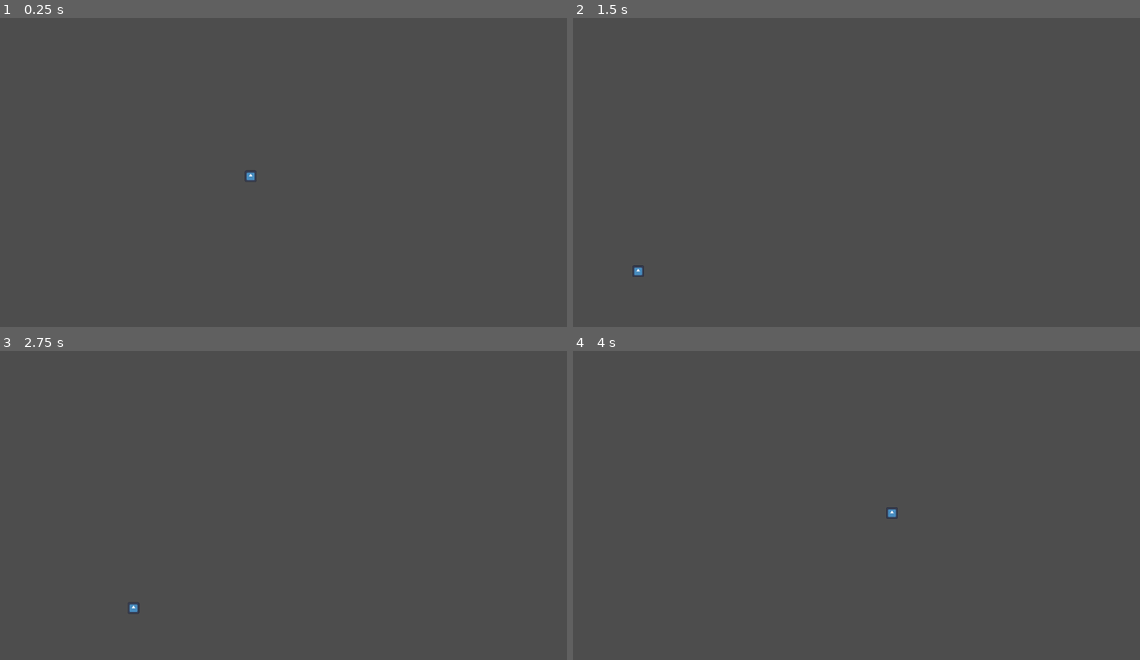
Above: before the commit, frames 1-4 (two rows, left to right).
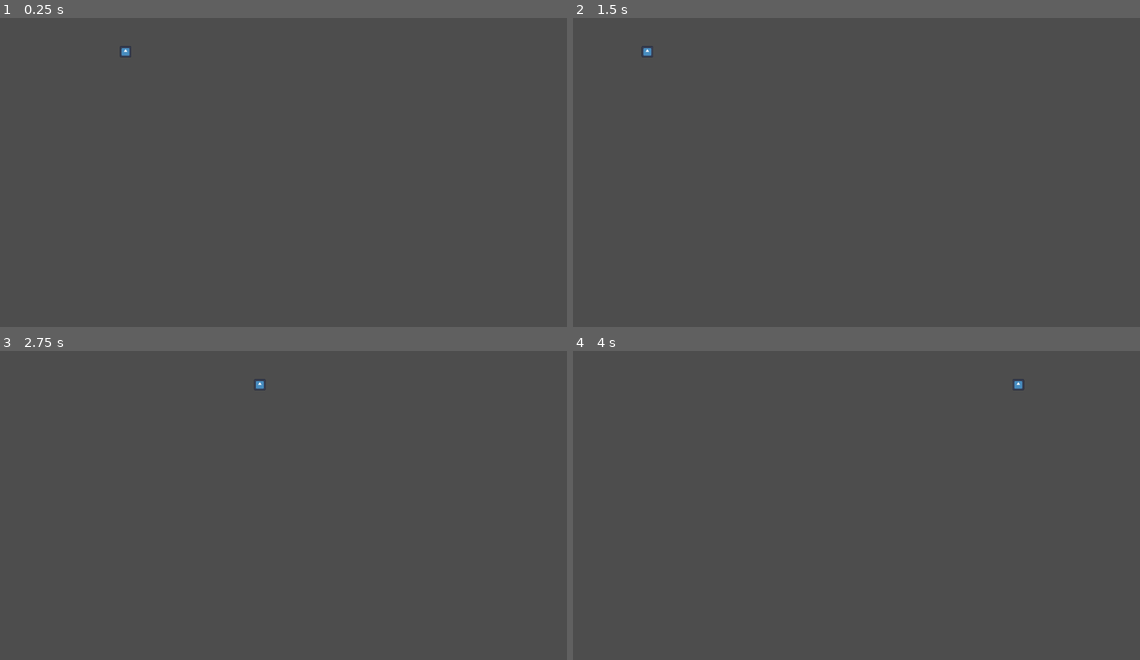
Above: after the commit, the same moments.

Repository: C-RJohnston/KBoard-Pong
Game: Godot game, scene res://MainScene.tscn
Two runs of this game, one before a commit and one after it. Both use one fixed random seed, a clock stepped at 60 frames per second and the inputs below. The engine's default icon, where the game draws it, is replaced by a stand-in: a white triangle on a blue panel in a dark square.
Inputs (mouse positions are in pixels of both pictures, inside the frame that each line leads up to):
- Up to frame 1 (0.25 s): no input
- Up to frame 2 (1.5 s): tap Enter at 0.5 s; move the mouse to (981, 153) at 0.52 s; hold D 0.53-1.25 s; hold E (E) 0.53-1.25 s; click (981, 153) at 0.67 s; tap R (R) at 0.8 s; drag from (743, 187) to (828, 234) at 1.27 s
- Up to frame 3 (2.75 s): move the mouse to (340, 431) at 2.02 s; hold D from 2.03 s (still down); hold E (E) from 2.03 s (still down); tap R (R) at 2.3 s
- Up to frame 4 (4 s): release D at 2.75 s; release E (E) at 2.75 s; drag from (828, 567) to (686, 456) at 2.77 s; move the mouse to (1026, 551) at 3.52 s; hold A from 3.53 s (still down); hold R (R) from 3.53 s (still down)

The runs differ from the first frame. In frame 1, 0.1% of the frame differs, in the area x 21-46%, y 9-53%; in frame 2, 0.1%, in the area x 10-15%, y 9-84%; in frame 3, less than 0.1%; in frame 4, 0.1%.

Commit message:
added collision line

Diff:
--- a/CamCave/sounds.gd
+++ b/CamCave/sounds.gd
@@ -38,6 +38,7 @@
 		$AudioU.play()
 
 
+
 # Called every frame. 'delta' is the elapsed time since the previous frame.
 func _process(delta):
 	pass
--- a/DorukZone B-)/MakeLines.tscn
+++ b/DorukZone B-)/MakeLines.tscn
@@ -1,14 +1,22 @@
-[gd_scene load_steps=2 format=3 uid="uid://c1vnu7apr3p6c"]
+[gd_scene load_steps=3 format=3 uid="uid://c1vnu7apr3p6c"]
 
 [ext_resource type="Script" path="res://DorukZone B-)/make_linesproto.gd" id="1_m3fv8"]
+[ext_resource type="PhysicsMaterial" uid="uid://er7xgtfunvb5" path="res://Materials/physmat.tres" id="1_qub2v"]
 
-[node name="MakeLines" type="Node2D"]
+[node name="MakeLines" type="RigidBody2D"]
+mass = 9.22337e+18
+physics_material_override = ExtResource("1_qub2v")
+gravity_scale = 0.0
 script = ExtResource("1_m3fv8")
 
 [node name="Line2D" type="Line2D" parent="."]
 
-[node name="CollisionPolygon2D" type="CollisionPolygon2D" parent="Line2D"]
-
 [node name="Point1" type="Node2D" parent="."]
 
 [node name="Point2" type="Node2D" parent="."]
+
+[node name="Collision" type="CollisionPolygon2D" parent="."]
+build_mode = 1
+polygon = PackedVector2Array(0, 0, 0, 0)
+
+[connection signal="body_entered" from="." to="." method="_on_body_entered"]
--- a/DorukZone B-)/make_linesproto.gd
+++ b/DorukZone B-)/make_linesproto.gd
@@ -1,4 +1,8 @@
 extends Node2D
+
+@onready var line = $Line2D
+@onready var collision = $Collision
+var default_color: Color = Color(1,1,1)
 
 # Dictionary mapping input actions to positions
 var action_positions := {
@@ -11,61 +15,35 @@
 # Store active actions to draw lines
 var active_actions := []
 
-# Line2D node for drawing lines
-var line_node: Line2D
-
-# Collision shapes for the lines
-var collision_shapes := []
-
 func _ready():
-	# Create and set up a Line2D node
-	line_node = Line2D.new()
-	line_node.default_color = Color(1, 1, 1)
-	add_child(line_node)
+	pass
 
 func _process(delta):
-	# Check each action in the Input Map
+	pass
+
+func _input(event):
 	for action in action_positions.keys():
-		if Input.is_action_pressed(action) and action not in active_actions:
+		if event.is_action_pressed(action) and action not in active_actions:
 			active_actions.append(action)
-			update_lines_with_collision()
-		elif not Input.is_action_pressed(action) and action in active_actions:
+		elif event.is_action_released(action) and action in active_actions:
 			active_actions.erase(action)
-			update_lines_with_collision()
+	update_lines_with_collision()
 
 func update_lines_with_collision():
 	# Clear the Line2D points and previous collision shapes
-	line_node.clear_points()
-	for shape in collision_shapes:
-		shape.queue_free()
-	collision_shapes.clear()
+	line.clear_points()
+	#collision.polygon.clear()
+	collision.polygon = [[0,0], [0,0]]
+	print(collision.polygon)
 
-	# Add points to the Line2D node and create collision shapes
-	for i in range(active_actions.size() - 1):
-		var start_pos = action_positions[active_actions[i]]
-		var end_pos = action_positions[active_actions[i + 1]]
-		line_node.add_point(start_pos)
-		line_node.add_point(end_pos)
+	if(active_actions.size() == 2):
+		var start_pos = action_positions[active_actions[0]]
+		var end_pos = action_positions[active_actions[1]]
+		line.add_point(start_pos)
+		line.add_point(end_pos)
+		collision.polygon = [start_pos, end_pos]
 
-		# Create and configure CollisionPolygon2D for the line
-		var collision_polygon = CollisionPolygon2D.new()
-		var thickness = 10.0
-		collision_polygon.polygon = create_collision_polygon(start_pos, end_pos, thickness)
-		collision_polygon.position = (start_pos + end_pos) / 2
-		add_child(collision_polygon)
-		collision_shapes.append(collision_polygon)
 
-func create_collision_polygon(p1: Vector2, p2: Vector2, thickness: float) -> PackedVector2Array:
-	var direction = (p2 - p1).normalized()
-	var perpendicular = Vector2(-direction.y, direction.x)
 
-	var half_thickness = thickness / 2
-	var offset = perpendicular * half_thickness
-
-	var points = PackedVector2Array([
-		p1 + offset,
-		p1 - offset,
-		p2 - offset,
-		p2 + offset
-	])
-	return points
+func _on_body_entered(body):
+	pass # Replace with function body.
--- a/MainScene.tscn
+++ b/MainScene.tscn
@@ -1,7 +1,9 @@
-[gd_scene load_steps=5 format=3 uid="uid://ghltptrdlsn1"]
+[gd_scene load_steps=7 format=3 uid="uid://ghltptrdlsn1"]
 
 [ext_resource type="PackedScene" uid="uid://ulhrbx5se0db" path="res://Scenes/Ball/ball.tscn" id="1_4cffp"]
 [ext_resource type="PhysicsMaterial" uid="uid://er7xgtfunvb5" path="res://Materials/physmat.tres" id="1_7f0lv"]
+[ext_resource type="PackedScene" uid="uid://dflo5uheaeuyi" path="res://CamCave/Sounds.tscn" id="3_ggpmk"]
+[ext_resource type="PackedScene" uid="uid://c1vnu7apr3p6c" path="res://DorukZone B-)/MakeLines.tscn" id="4_2lsfg"]
 
 [sub_resource type="RectangleShape2D" id="RectangleShape2D_trjgi"]
 size = Vector2(1616, 20)
@@ -42,4 +44,8 @@
 shape = SubResource("RectangleShape2D_53cqu")
 
 [node name="Ball" parent="." instance=ExtResource("1_4cffp")]
-position = Vector2(806, 416)
+position = Vector2(457, 118)
+
+[node name="Sounds" parent="." instance=ExtResource("3_ggpmk")]
+
+[node name="MakeLines" parent="." instance=ExtResource("4_2lsfg")]
--- a/Scenes/Ball/ball.gd
+++ b/Scenes/Ball/ball.gd
@@ -4,7 +4,7 @@
 # Called when the node enters the scene tree for the first time.
 func _ready():
 	# Random velocity, should change to variable later
-	apply_central_impulse(Vector2(-414,212))
+	apply_central_impulse(Vector2(-414,0))
 
 
 # Called every frame. 'delta' is the elapsed time since the previous frame.
--- a/Scenes/ball.tscn
+++ b/Scenes/ball.tscn
@@ -1,8 +1,8 @@
 [gd_scene load_steps=5 format=3 uid="uid://lrlmanjimpxq"]
 
-[ext_resource type="Script" path="res://Scripts/ball.gd" id="1_nclf8"]
 [ext_resource type="PhysicsMaterial" uid="uid://er7xgtfunvb5" path="res://Materials/physmat.tres" id="1_nxljc"]
 [ext_resource type="Texture2D" uid="uid://hmaxtv1w4eku" path="res://icon.svg" id="2_3nop7"]
+[ext_resource type="Script" path="res://Scenes/Ball/ball.gd" id="2_71s51"]
 
 [sub_resource type="CircleShape2D" id="CircleShape2D_yq8wr"]
 radius = 22.0
@@ -13,7 +13,7 @@
 gravity_scale = 0.0
 linear_damp_mode = 1
 angular_damp_mode = 1
-script = ExtResource("1_nclf8")
+script = ExtResource("2_71s51")
 
 [node name="Sprite2D" type="Sprite2D" parent="."]
 scale = Vector2(0.25, 0.25)
--- a/Scenes/game.tscn
+++ b/Scenes/game.tscn
@@ -1,7 +1,8 @@
-[gd_scene load_steps=5 format=3 uid="uid://238olnqrtq5v"]
+[gd_scene load_steps=6 format=3 uid="uid://238olnqrtq5v"]
 
-[ext_resource type="PackedScene" uid="uid://lrlmanjimpxq" path="res://Scenes/ball.tscn" id="1_4cffp"]
 [ext_resource type="PhysicsMaterial" uid="uid://er7xgtfunvb5" path="res://Materials/physmat.tres" id="1_7f0lv"]
+[ext_resource type="PackedScene" uid="uid://dflo5uheaeuyi" path="res://CamCave/Sounds.tscn" id="3_mknjg"]
+[ext_resource type="PackedScene" uid="uid://c1vnu7apr3p6c" path="res://DorukZone B-)/MakeLines.tscn" id="4_pvj62"]
 
 [sub_resource type="RectangleShape2D" id="RectangleShape2D_trjgi"]
 size = Vector2(1616, 20)
@@ -41,5 +42,6 @@
 position = Vector2(0, 448.5)
 shape = SubResource("RectangleShape2D_53cqu")
 
-[node name="Ball" parent="." instance=ExtResource("1_4cffp")]
-position = Vector2(806, 416)
+[node name="Sounds" parent="." instance=ExtResource("3_mknjg")]
+
+[node name="MakeLines" parent="." instance=ExtResource("4_pvj62")]
